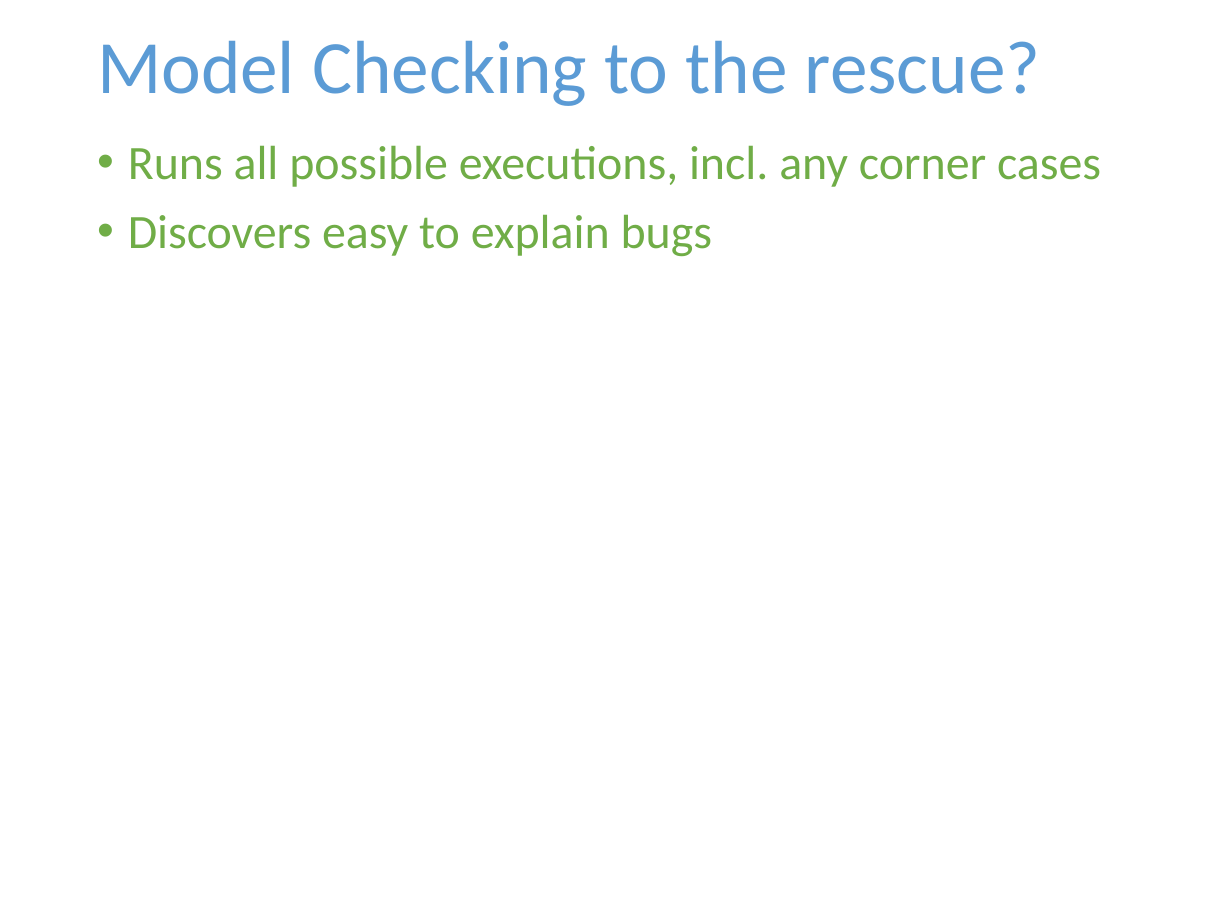
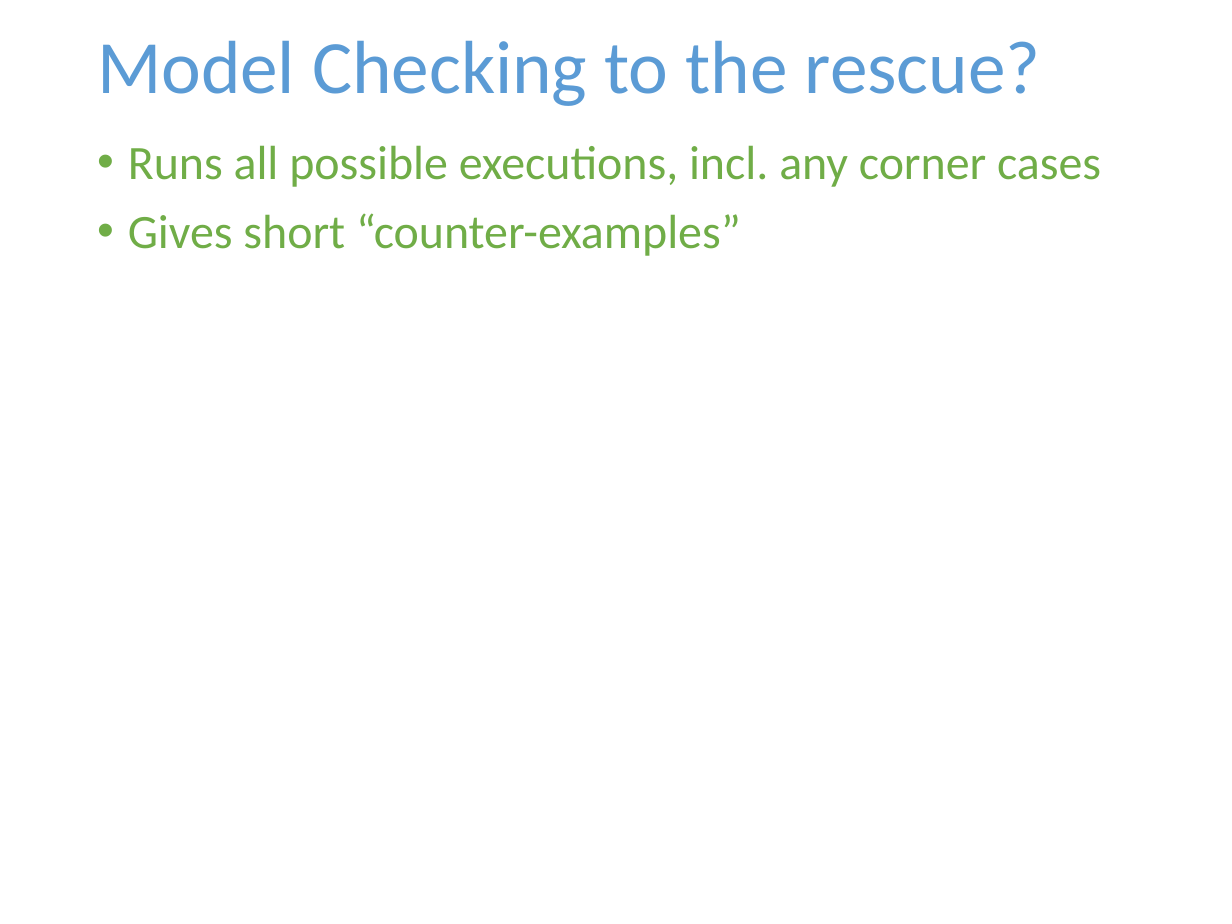
Before and after one commit to harmonylang/harmony, a slide deck: slide 4 of Harmony.pptx. Drawn at 1232x924 pixels with LibreOffice and Linux fonts; fonts in the diff are those of the drawing. Boxes give left, top, right and bottom in pixels: in the first picture for what was removed or moved away, otherwise in the second. Text is boxed around its words. In the diff, an @@ line names an element or a change of style, - is before the commit and + after.

```diff
--- a/Harmony.pptx
+++ b/Harmony.pptx
@@ text at (128,213,741,256): text changed @@
-• Discovers easy to explain bugs
+• Gives short “counter-examples”
```
Also in this commit, not shown: 7 other slides changed, 3 other files.
